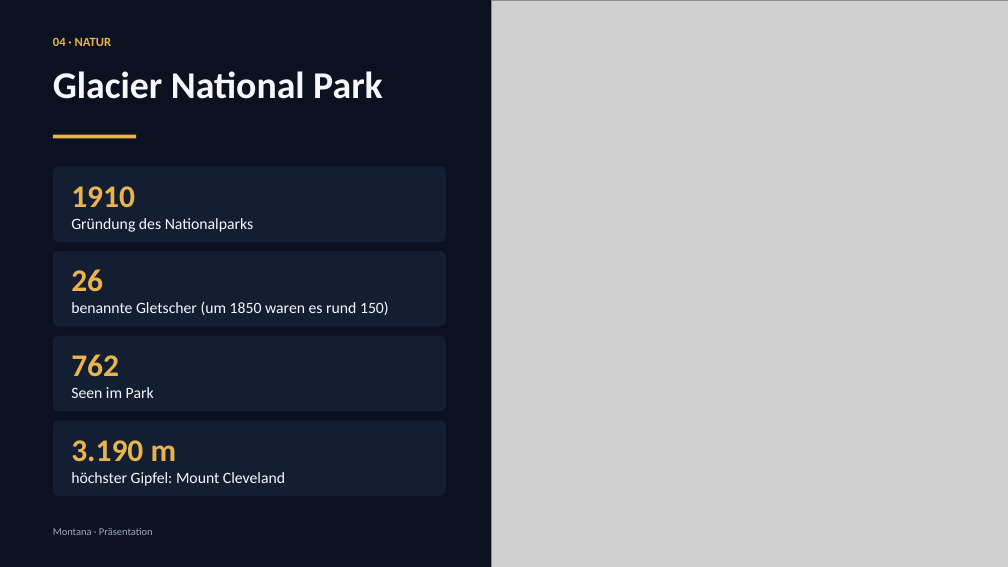
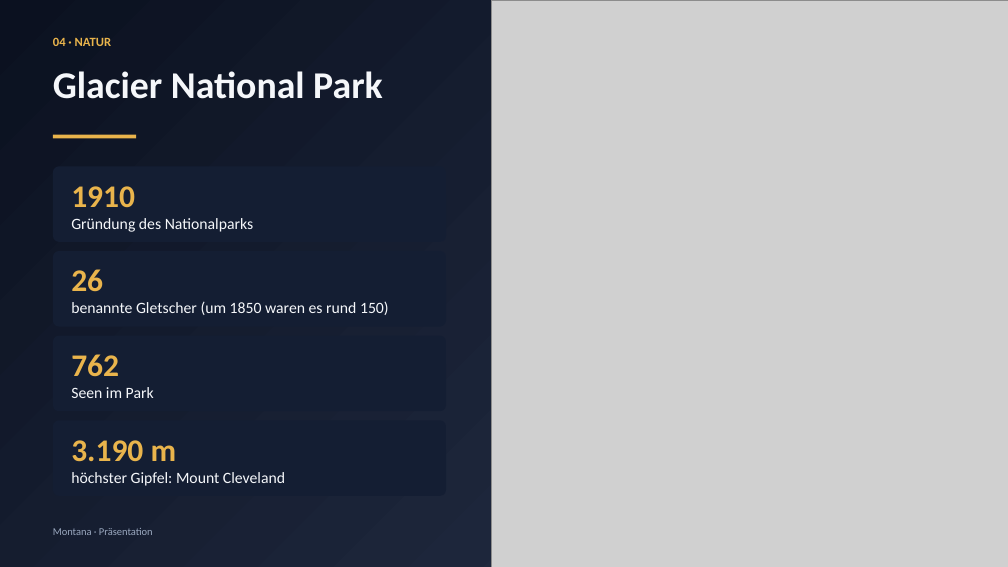
Before and after one commit to jonas050210/Powerpoint-montana, a slide deck: slide 8 of praesentation/Montana.pptx (slide 5 before the commit). Drawn at 1008x567 pixels with LibreOffice and Linux fonts; fonts in the diff are those of the drawing; grey boxes stand for pictures. Boxes give left, top, right and bottom in pixels: in the first picture for what was removed or moved away, otherwise in the second. Text is boxed around its words. In the diff, an @@ line names an element or a change of style, - is before the commit and + after.

```diff
--- a/praesentation/Montana.pptx
+++ b/praesentation/Montana.pptx
@@ background #0B1120 to gradient #0B1120 to #27324A @@
@@ text "762" rewrapped from (x1=53, y1=336, x2=446, y2=411) to (x1=71, y1=354, x2=154, y2=398) @@
@@ text "3.190 m" rewrapped from (x1=53, y1=420, x2=446, y2=496) to (x1=71, y1=440, x2=285, y2=486) @@
```
Also in this commit, not shown: 10 other slides changed, 3 slides added, 3 other files.
